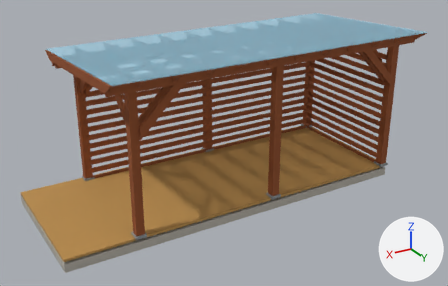
The COLLADA model pergola_final_model.dae, before and after one commit.
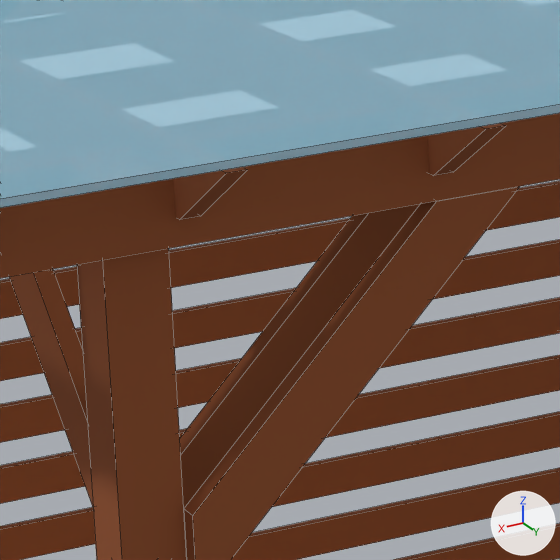
The first picture shows the older version from a 50 mm camera at (5.22, 9.15, 5.27) aimed at (-0.15, 0.21, 0.79). The close-ups show the older and then the newer version on the part from 25% to 43% of the width and 20% to 47% of the height of that picture. Only the edits that show in the close-ups are written down. Every picture has the same lights, and +X, +Y and +Z are marked at lower right. The close-ups show mesh edges as thin lines. Vertices at exactly the same position are counted once.

The first close-up shows 'clear_polycarbonate_roof', 'glulam_post_140x140_2004_-1180', 'long_privacy_slat_10', 'long_privacy_slat_5', 'long_privacy_slat_6', 'long_privacy_slat_7', 'long_privacy_slat_8', 'long_privacy_slat_9', 'paired_long_beam_-1180_-1272.5', 'upper_corner_brace_cross_760_2004_-1180', 'upper_corner_brace_long_760_2004_-1180_-1087.5', 'upper_corner_brace_long_760_2004_-1180_-1272.5' and 3 more.
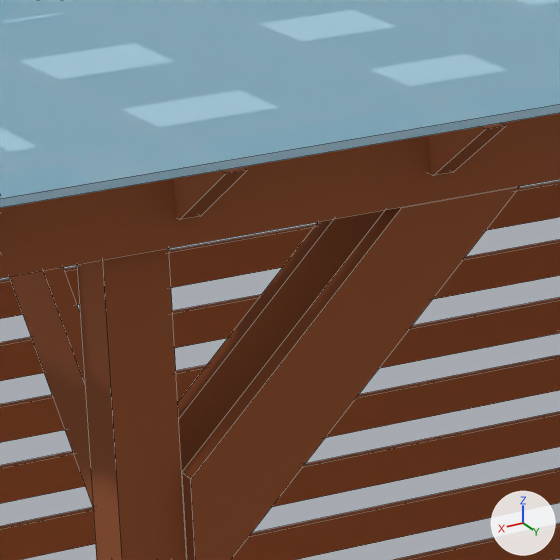
The change, as a list of edits to the scene's bpy script:
```text
Change me_upper_corner_brace_long_760_2004__1180__1272_5:
    where me_upper_corner_brace_long_760_2004__1180__1272_5.from_pydata(...)  # 8 vertices, 6 faces; spans x 1.174..1.934, y 1.25..1.295, z 1.689..2.449
    used by ob_upper_corner_brace_long_760_2004__1180__1272_5; location = (0.0, 0.0, 0.0)
    me_upper_corner_brace_long_760_2004__1180__1272_5 part 1
    me_upper_corner_brace_long_760_2004__1180__1272_5.vertices[1].co: (1.934, 1.295, 1.879) -> (1.934, 1.295, 1.958)  # pixel (192, 515) -> pixel (190, 479)
    me_upper_corner_brace_long_760_2004__1180__1272_5.vertices[2].co: (1.364, 1.295, 2.449) -> (1.443, 1.295, 2.449)  # pixel (436, 201) -> pixel (401, 207)
    me_upper_corner_brace_long_760_2004__1180__1272_5.vertices[5].co: (1.364, 1.25, 2.449) -> (1.443, 1.25, 2.449)
    me_upper_corner_brace_long_760_2004__1180__1272_5.vertices[6].co: (1.934, 1.25, 1.879) -> (1.934, 1.25, 1.958)  # pixel (183, 508) -> pixel (181, 472)
Change me_upper_corner_brace_long_760_2004__1180__1087_5:
    where me_upper_corner_brace_long_760_2004__1180__1087_5.from_pydata(...)  # 8 vertices, 6 faces; spans x 1.174..1.934, y 1.065..1.11, z 1.689..2.449
    used by ob_upper_corner_brace_long_760_2004__1180__1087_5; location = (0.0, 0.0, 0.0)
    me_upper_corner_brace_long_760_2004__1180__1087_5 part 2
    me_upper_corner_brace_long_760_2004__1180__1087_5.vertices[1].co: (1.934, 1.11, 1.879) -> (1.934, 1.11, 1.958)
    me_upper_corner_brace_long_760_2004__1180__1087_5.vertices[2].co: (1.364, 1.11, 2.449) -> (1.443, 1.11, 2.449)
    me_upper_corner_brace_long_760_2004__1180__1087_5.vertices[5].co: (1.364, 1.065, 2.449) -> (1.443, 1.065, 2.449)
    me_upper_corner_brace_long_760_2004__1180__1087_5.vertices[6].co: (1.934, 1.065, 1.879) -> (1.934, 1.065, 1.958)
Change me_upper_corner_brace_cross_760_2004__1180:
    where me_upper_corner_brace_cross_760_2004__1180.from_pydata(...)  # 8 vertices, 6 faces; spans x 1.982..2.026, y 0.35..1.11, z 1.689..2.449
    used by ob_upper_corner_brace_cross_760_2004__1180; location = (0.0, 0.0, 0.0)
    me_upper_corner_brace_cross_760_2004__1180 part 3
    me_upper_corner_brace_cross_760_2004__1180.vertices[1].co: (1.982, 1.11, 1.879) -> (1.982, 1.11, 1.958)
    me_upper_corner_brace_cross_760_2004__1180.vertices[2].co: (1.982, 0.54, 2.449) -> (1.982, 0.619, 2.449)
    me_upper_corner_brace_cross_760_2004__1180.vertices[5].co: (2.026, 0.54, 2.449) -> (2.026, 0.619, 2.449)
    me_upper_corner_brace_cross_760_2004__1180.vertices[6].co: (2.026, 1.11, 1.879) -> (2.026, 1.11, 1.958)
```

Location of each change, (x1, y1, x2, y2) in pixels of the close-ups (560 x 560 px):
'upper_corner_brace_long_760_2004_-1180_-1272.5', reshaped: before (184, 187, 519, 560); after (182, 187, 519, 560)
'upper_corner_brace_long_760_2004_-1180_-1087.5', reshaped: before (180, 204, 420, 508); after (178, 210, 385, 471)
'upper_corner_brace_cross_760_2004_-1180', reshaped: before (9, 269, 93, 506); after (9, 267, 93, 506)
